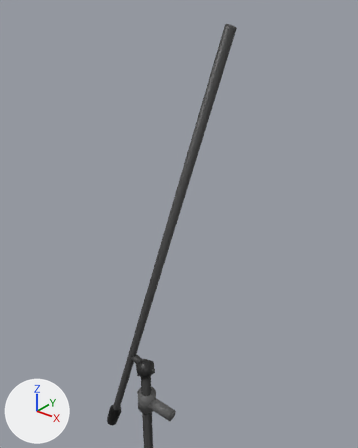
Before and after pictures for a commit that changed the FBX model Assets/tsuntsuku/stand.fbx.
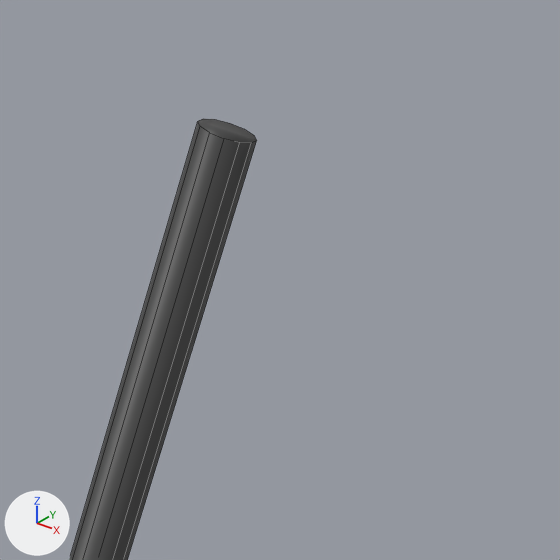
There are two pictures of each version: one from a 50 mm camera at (1.713, -1.796, 4.594) aimed at (0.116, 0.2, 3.357), one close up on the part from 52% to 83% of the width and 0% to 25% of the height. Lighting does not change. The marker at lower left points along +X, +Y and +Z. The first two pictures are the older version. The close-ups show mesh edges as thin lines. Where no turn or scale is listed for an object, it has been applied to the vertices.

The first close-up shows '円柱.006'.
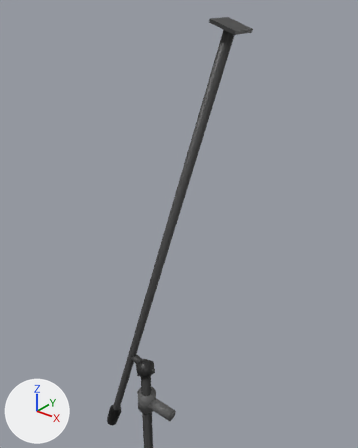
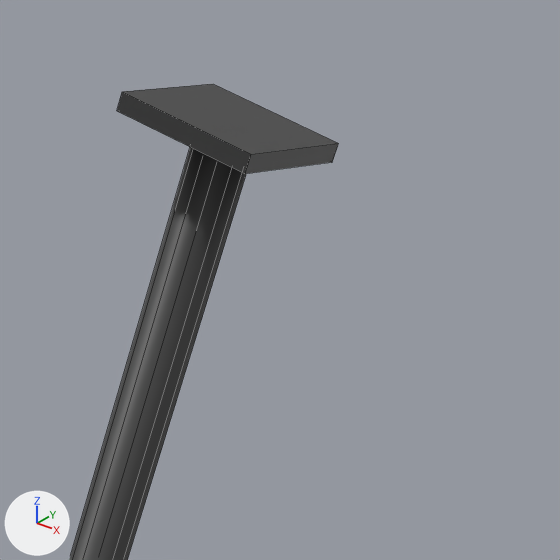
Where the newer file only moved an object's origin or applied its transform, the numbers keep the older frame.

What differs and where, as boxes (x1, y1, x2, y2) in the close-ups (560 x 560 px):
'円柱.006', reshaped
    before: (69, 119, 257, 560)
    after: (69, 84, 339, 560)
part 1 of me_円柱_007, added
    after: (117, 84, 339, 174)

Edits to the bpy script that builds the scene:
```text
Change me_円柱_007:
    used by ob_円柱_006; location = (0.062, 0.0, 1.681)
    verts and faces of me_円柱_007; kept vertices keep their numbers, new ones are numbered from 84
    remove me_円柱_007.from_pydata(...)  # 84 vertices, 64 faces; spans x -0.46..0.5, y -0.04..0.04, z -0.05..2.77
    add me_円柱_007.from_pydata(...)  # 92 vertices, 70 faces; spans x -0.46..0.54, y -0.06..0.06, z -0.05..2.79
    me_円柱_007 part 1
    add verts[84] = (0.42, -0.06, 2.77)  # pixel (116, 110)
    add verts[85] = (0.42, -0.06, 2.79)  # pixel (122, 91)
    add verts[86] = (0.42, 0.06, 2.77)
    add verts[87] = (0.42, 0.06, 2.79)  # pixel (213, 83)
    add for new, old in zip([*range(88, 92)], [*range(84, 88)]): verts[new] = verts[old] + (0.12, 0.0, -0.04)
    add faces += [(84, 85, 87, 86), (86, 87, 91, 90), (88, 90, 91, 89), (84, 88, 89, 85), (84, 86, 90, 88), (85, 89, 91, 87)]  # mat_bou (dark grey #3c3c3c)
```
